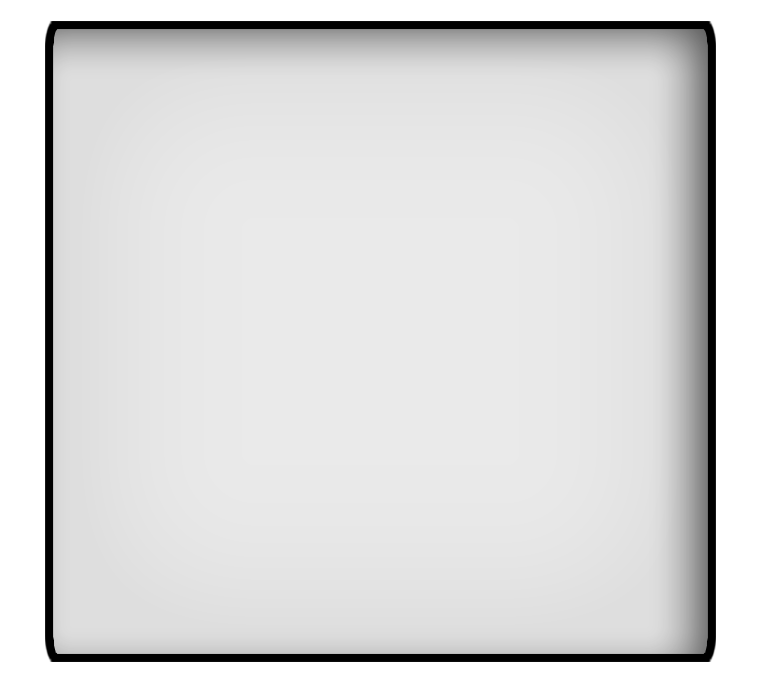
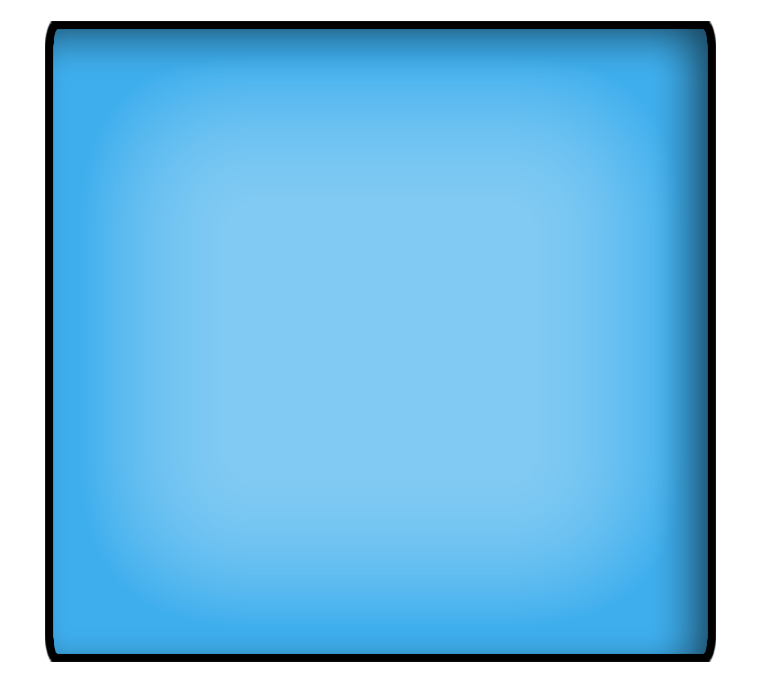
Layers edited between the first and the second 760x682 image:
painted on "Rounded Rectangle 1 copy" over (53, 29, 708, 654)
